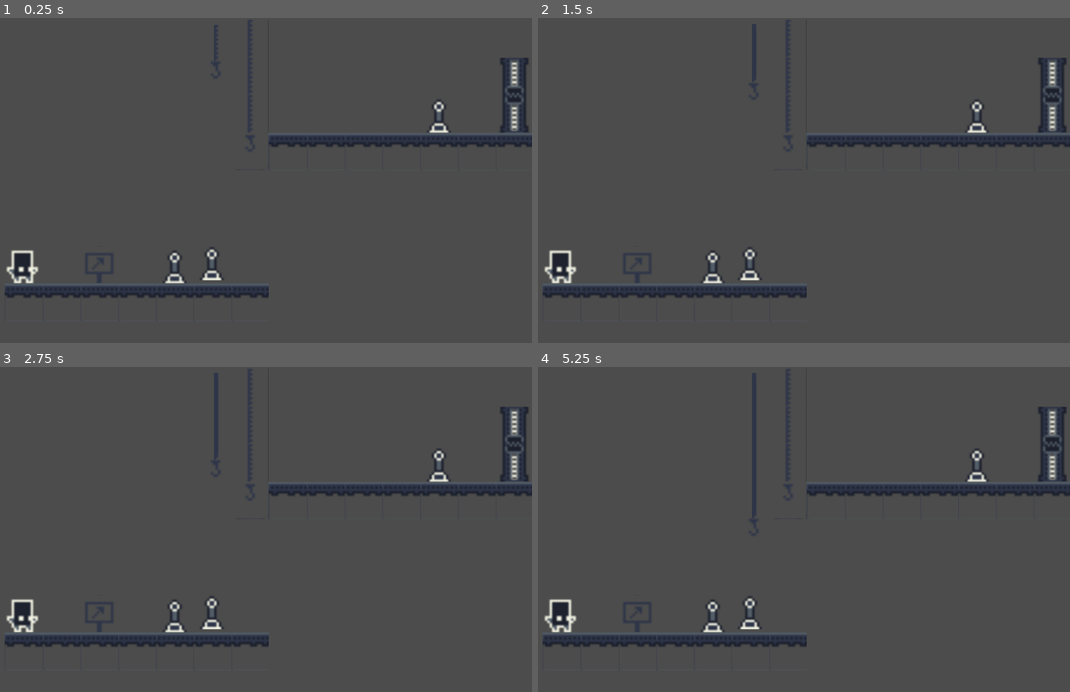
Above: before the commit, frames 1-4 (two rows, left to right).
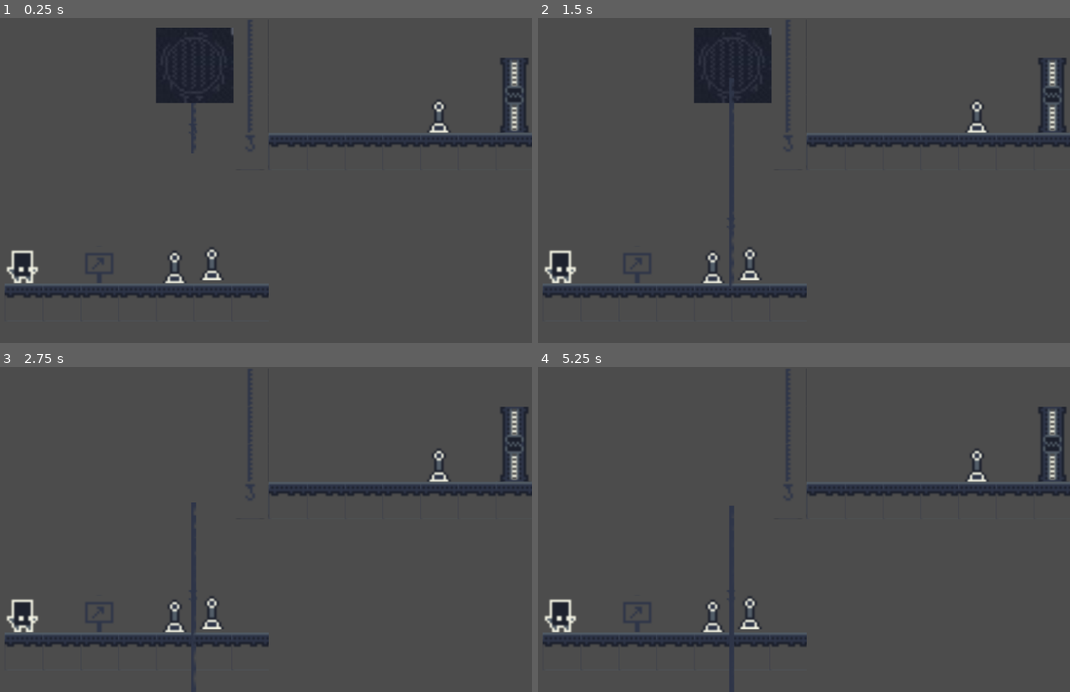
Above: after the commit, the same moments.

Repository: JuanG10/minion3
Game: Godot game, scene res://Tutorial mecanicas básicas.tscn
The game is run twice, just before and just after one commit, with the same random seed, the same clock (stepped at 60 frames per second) and the same inputs. The project has no main scene, so this scene is started directly.
Inputs:
- Up to frame 1 (0.25 s): no input
- Up to frame 2 (1.5 s): tap Enter at 0.5 s; hold Up (ui_up) 0.53-1.28 s; tap Space at 1.25 s; hold Down (ui_down) from 1.28 s (still down)
- Up to frame 3 (2.75 s): tap Enter at 2 s; release Down (ui_down) at 2.03 s; hold Up (ui_up) from 2.03 s (still down)
- Up to frame 4 (5.25 s): tap Space at 2.75, 4.25 s; tap Enter at 3.5 s; release Up (ui_up) at 3.53 s; hold Down (ui_down) from 3.53 s (still down)

The runs differ from the first frame. In frame 1, 3.4% of the frame differs, in the area x 29-44%, y 2-42%; in frame 2, 3.6%, in the area x 29-44%, y 1-83%; in frame 3, 0.6%; in frame 4, 0.8%.
Error after the commit: Attempt to call function 'start' in base 'null instance' on a null instance. (res://CadenaYGancho.gd:13)

Commit message:
cambio implementacion cadena

Diff:
--- a/Cadena.gd
+++ b/Cadena.gd
@@ -1 +1,11 @@
 extends Sprite
+
+var velocidad = 100
+
+func _physics_process(delta):
+	print(delta)
+	set_scale(Vector2(get_scale().x,velocidad * delta))
+	#transform.scaled(Vector2(get_transform().get_scale().x,500))
+	set_offset(Vector2(get_offset().x,velocidad * delta))
+	velocidad += 1
+	print(get_offset())
--- a/Cadena.tscn
+++ b/Cadena.tscn
@@ -4,6 +4,7 @@
 [ext_resource path="res://Cadena.gd" type="Script" id=2]
 
 [node name="Cadena" type="Sprite"]
-position = Vector2( 41.5029, 40.8793 )
+position = Vector2( 41.5029, 37.0387 )
+scale = Vector2( 1, 0.519931 )
 texture = ExtResource( 1 )
 script = ExtResource( 2 )
--- a/CadenaYGancho.gd
+++ b/CadenaYGancho.gd
@@ -1,22 +1,37 @@
 extends Node
 export (PackedScene) var cadena_escena
 
-var n = 50
+var n = 10
+var cant_cadenas = 0
+var subiendo = false
+
 
 func _process(delta):
 	if Input.is_action_just_pressed("ui_up"):
 		$Timer.start(0.1)
+	elif Input.is_action_just_pressed("ui_down"):
+		$Timer.start(0.1)
+		subiendo = true
 
 
 
 func bajar_cadena():
-			$Timer.start(0.1)
+			#$Timer.start(0.1)
 			var cadena = cadena_escena.instance()
 			cadena.position = get_child(0).position
-			get_child(0).position.y += 1
-			get_child(1).position.y += 1
+			get_child(0).position.y += 5
+			get_child(1).position.y += 5
 			add_child(cadena)
+			cant_cadenas += 1
+			print(get_child(cant_cadenas))
 
+
+func subir_cadena():
+	if get_child_count()  > 3:
+		print(get_child_count())
+		print(get_child(cant_cadenas))
+		remove_child(get_child(cant_cadenas))
+		cant_cadenas -= 1
 
 
 
@@ -26,3 +41,5 @@
 	if(n > 0):
 		bajar_cadena()
 		n -= 1
+	elif subiendo:
+		subir_cadena()
--- a/CadenaYGancho.tscn
+++ b/CadenaYGancho.tscn
@@ -1,8 +1,9 @@
-[gd_scene load_steps=4 format=2]
+[gd_scene load_steps=5 format=2]
 
 [ext_resource path="res://Cadena.tscn" type="PackedScene" id=1]
 [ext_resource path="res://Gancho.tscn" type="PackedScene" id=2]
 [ext_resource path="res://CadenaYGancho.gd" type="Script" id=3]
+[ext_resource path="res://sprites/Caja.jpg" type="Texture" id=4]
 
 [node name="CadenaYGancho" type="Node2D"]
 position = Vector2( 67.5404, 83.1407 )
@@ -10,12 +11,16 @@
 cadena_escena = ExtResource( 1 )
 
 [node name="Cadena" parent="." instance=ExtResource( 1 )]
-position = Vector2( -0.923508, 0.240093 )
-scale = Vector2( 1, 0.958239 )
-
-[node name="Sprite" parent="." instance=ExtResource( 2 )]
-position = Vector2( -1.0674, 12.2593 )
+position = Vector2( -1.44907, -9.4325 )
 scale = Vector2( 1, 1 )
 
+[node name="Gancho" parent="." instance=ExtResource( 2 )]
+position = Vector2( -1.79068, -2.25472 )
+scale = Vector2( 0.870076, 0.696847 )
+
 [node name="Timer" type="Timer" parent="."]
+
+[node name="Base_Cadena" type="Sprite" parent="."]
+position = Vector2( -0.529724, -29.665 )
+texture = ExtResource( 4 )
 [connection signal="timeout" from="Timer" to="." method="_on_Timer_timeout"]
--- a/Palanca.tscn
+++ b/Palanca.tscn
@@ -3,7 +3,7 @@
 [ext_resource path="res://sprites/Palanca.png" type="Texture" id=1]
 
 [node name="Sprite" type="Sprite"]
-position = Vector2( 66.3645, 98.7262 )
+position = Vector2( 62.5268, 99.0599 )
 texture = ExtResource( 1 )
 hframes = 5
 frame = 2
--- a/Tutorial mecanicas básicas.tscn
+++ b/Tutorial mecanicas básicas.tscn
@@ -348,4 +348,4 @@
 position = Vector2( 88.3769, -8.35324 )
 
 [node name="CadenaYGancho" parent="." instance=ExtResource( 3 )]
-position = Vector2( 90.527, -102.397 )
+position = Vector2( 81.527, -62.897 )
